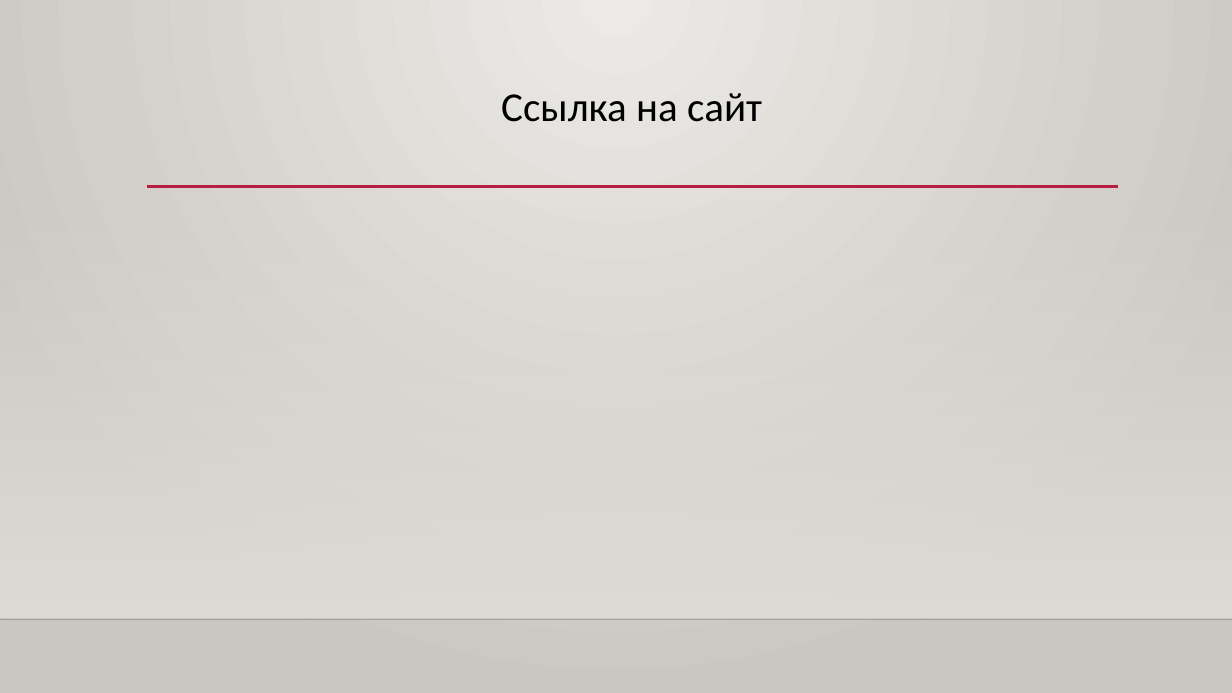
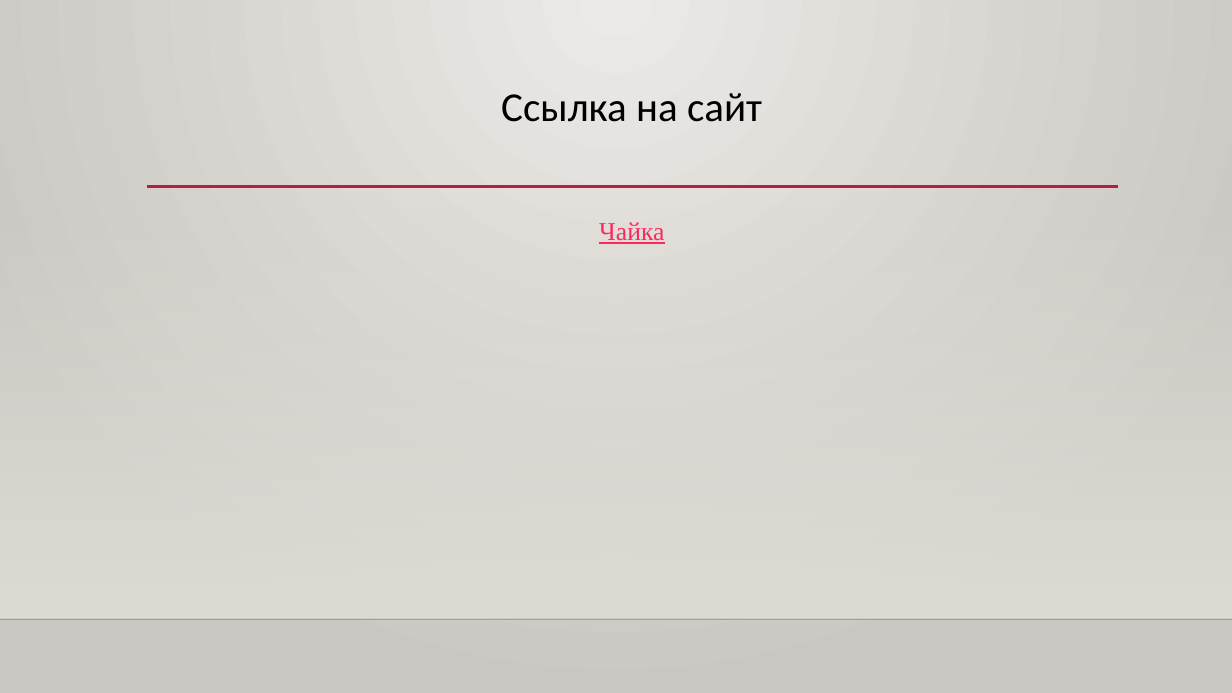
Before and after one commit to Luciy69/site, a slide deck: slide 9 of Курсовая Лушкин.pptx (slide 8 before the commit). Drawn at 1232x693 pixels with LibreOffice and Linux fonts; fonts in the diff are those of the drawing; background and template pictures are left out. Boxes give left, top, right and bottom in pixels: in the first picture for what was removed or moved away, otherwise in the second. Text is boxed around its words. In the diff, an @@ line names an element or a change of style, - is before the commit and + after.

```diff
--- a/Курсовая Лушкин.pptx
+++ b/Курсовая Лушкин.pptx
@@ text added at box(599, 222, 664, 244), 20 pt, text #FA2B5C, underline @@
+Чайка
```
Also in this commit, not shown: 4 other slides changed, 1 slide added, 14 other files.
